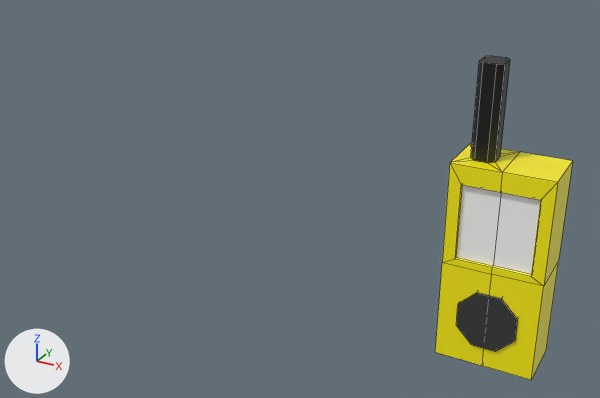
An edit to the Blender file Assets/Models/GPS.blend, drawn before and after from the same camera.
Camera for both pictures: a 50 mm camera at (1.27, -5.24, 2.76) aimed at (-1.56, -0.1, 0.19). Every picture has the same lights, and +X, +Y and +Z are marked at lower left. Mesh edges are drawn as thin lines.
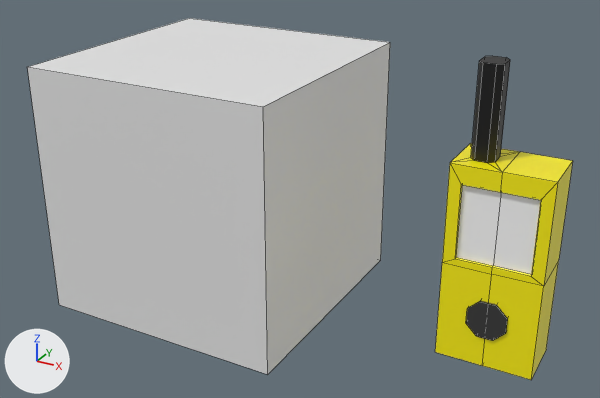
Commit message: Added GPS image

The change in detail:
me_cube has 66 vertices, 54 faces and spans x -0.36..0.36, y -0.23..0.22, z -0.75..1.42.
me_cube is used by ob_cube; location (0.0, 0.0, 0.0).
me_cube part 1: the loose piece of 16 vertices spanning x -0.21..0.21, y -0.23..0.14, z -0.59..-0.13 is scaled about its middle by (0.674, 1, 0.674), then moved by (0.0, 0.0, 0.01).
Mesh me_cube_001 is new.
It is a box spanning x -1.0..1.0, y -1.0..1.0, z -1.0..1.0.
Object 'Cube.001' (ob_cube_001) is new; it shows me_cube_001.
Its location is (-2.327, 0.0, 0.207).

Where the change shows, as pixel boxes [x1, y1, x2, y2] in the pictures (600 x 398 px; the box of a moved part takes in the faces that stretch with it):
'Cube.001', added: after [27, 18, 390, 374]
part 1 of me_cube, moved or reshaped: before [456, 292, 518, 352]; after [466, 300, 508, 341]
